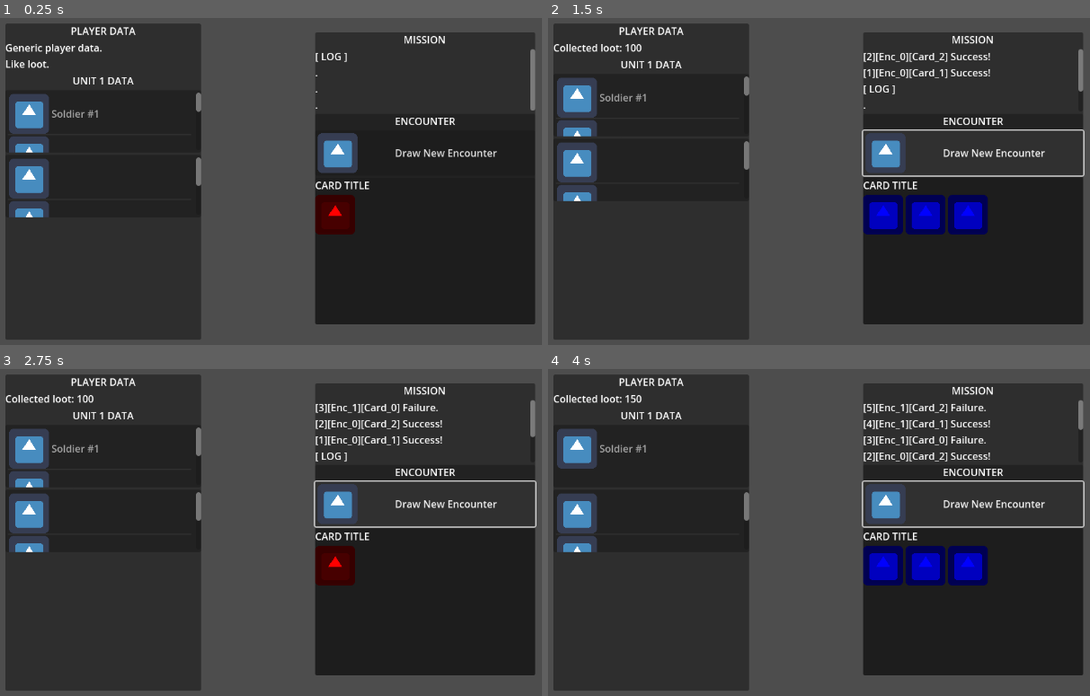
Above: before the commit, frames 1-4 (two rows, left to right).
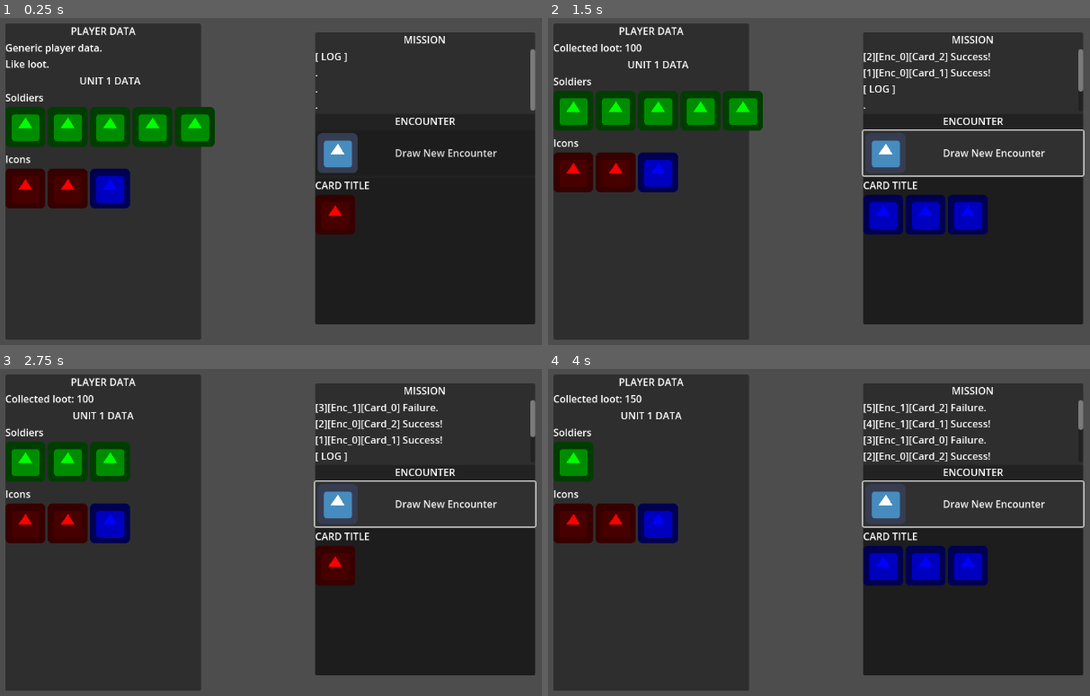
Above: after the commit, the same moments.

Repository: Shoes01/crying-suns-like
Game: Godot game, scene res://Main.tscn
The game is run twice, just before and just after one commit, with the same random seed, the same clock (stepped at 60 frames per second) and the same inputs. The engine's default icon, where the game draws it, is replaced by a stand-in: a white triangle on a blue panel in a dark square.
Inputs:
- Up to frame 1 (0.25 s): no input
- Up to frame 2 (1.5 s): click "Draw New Encounter" at 0.5 s; click "Draw New Encounter" at 1.25 s
- Up to frame 3 (2.75 s): click "Draw New Encounter" at 2 s
- Up to frame 4 (4 s): tap Enter at 2.75 s; tap Space at 3.5 s

The runs differ from the first frame. In frame 1, 8.3% of the frame differs, in the area x 0-40%, y 18-61%; in frame 2, 8.3%, in the area x 0-40%, y 13-57%; in frame 3, 6.4%; in frame 4, 4.5%.

Commit message:
Unit Panel no longer uses ItemList
ItemList was not doing what I wanted...

Diff:
--- a/Main.gd
+++ b/Main.gd
@@ -88,27 +88,46 @@
 				print("TOO MANY ICONS!!!")
 				var row = card_icon_area.get_node("Row2")
 				row.add_child(texture_rect)
+	# NEW: Populate the soldier list with the unit's soldiers.
+	## Clear the list.
+	var unit_area = $PlayerPanel/VBoxContainer/UnitPanel/VBoxContainer/VBoxContainer
+	for parent in unit_area.get_children():
+		for child in parent.get_children():
+			child.queue_free()
 
+	col = 1
+	var current_unit = player
 
-	# NEW: Populate the soldier list with the unit's soldiers.
-	## CLear the list.
-	soldier_list.clear()
-	## Populate the list with soldiers.
-	for n in player.soldier_count:
-		# ISSUE : I have to add the thing to the list..
-		var tex = Texture2D.new()
-		var icon_sprite = load("res://icon.png")
-		#print(icon_sprite)
-		#tex.set_texture(load("res://icon.png"))
-		#tex.set_modulate(Color("green"))
-		var soldier_name = "Soldier #" + str(n+1)
-		soldier_list.add_item(soldier_name, icon_sprite)
-
-	icon_list.clear()
 	for icon in player.icons:
-		for n in player.icons[icon]:
-			var new_icon = load(icon.sprite_path)
-			icon_list.add_icon_item(new_icon)
+		for quantity in player.icons[icon]:
+			var texture_rect := TextureRect.new()
+			texture_rect.set_texture(load(icon.sprite_path))
+			texture_rect.set_modulate(icon.color)
+			if col <= 5:
+				var row = unit_area.get_node("IconRow1")
+				row.add_child(texture_rect)
+			elif col <=10:
+				var row = unit_area.get_node("IconRow2")
+				row.add_child(texture_rect)
+			else:
+				print("TOO MANY ICONS!!!")
+				var row = unit_area.get_node("IconRow2")
+				row.add_child(texture_rect)
+	# NEW: Populate soldiers.
+	for n in current_unit.soldier_count:
+		var texture_rect := TextureRect.new()
+		texture_rect.set_texture(load("res://icon.png"))
+		texture_rect.set_modulate(Color("green"))
+		if col <= 5:
+			var row = unit_area.get_node("SoldierRow1")
+			row.add_child(texture_rect)
+		elif col <=10:
+			var row = unit_area.get_node("SoldierRow2")
+			row.add_child(texture_rect)
+		else:
+			print("TOO MANY SOLDIERS!!!")
+			var row = unit_area.get_node("SoldierRow2")
+			row.add_child(texture_rect)
 
 
 func _on_FightButton_pressed() -> void:
--- a/Main.tscn
+++ b/Main.tscn
@@ -174,22 +174,39 @@
 [node name="VBoxContainer" type="VBoxContainer" parent="PlayerPanel/VBoxContainer/UnitPanel/VBoxContainer"]
 offset_top = 30.0
 offset_right = 314.0
-offset_bottom = 234.0
-size_flags_vertical = 3
-
-[node name="SoldierList" type="ItemList" parent="PlayerPanel/VBoxContainer/UnitPanel/VBoxContainer/VBoxContainer"]
-custom_minimum_size = Vector2(0, 100)
-offset_right = 314.0
-offset_bottom = 100.0
-size_flags_vertical = 3
-max_columns = 2
-
-[node name="IconList" type="ItemList" parent="PlayerPanel/VBoxContainer/UnitPanel/VBoxContainer/VBoxContainer"]
-custom_minimum_size = Vector2(0, 100)
-offset_top = 104.0
-offset_right = 314.0
-offset_bottom = 204.0
-size_flags_vertical = 3
+offset_bottom = 102.0
+size_flags_vertical = 3
+
+[node name="SoldierTitle" type="Label" parent="PlayerPanel/VBoxContainer/UnitPanel/VBoxContainer/VBoxContainer"]
+offset_right = 314.0
+offset_bottom = 26.0
+text = "Soldiers"
+
+[node name="SoldierRow1" type="HBoxContainer" parent="PlayerPanel/VBoxContainer/UnitPanel/VBoxContainer/VBoxContainer"]
+offset_top = 30.0
+offset_right = 314.0
+offset_bottom = 30.0
+
+[node name="SoldierRow2" type="HBoxContainer" parent="PlayerPanel/VBoxContainer/UnitPanel/VBoxContainer/VBoxContainer"]
+offset_top = 34.0
+offset_right = 314.0
+offset_bottom = 34.0
+
+[node name="IconTitle" type="Label" parent="PlayerPanel/VBoxContainer/UnitPanel/VBoxContainer/VBoxContainer"]
+offset_top = 38.0
+offset_right = 314.0
+offset_bottom = 64.0
+text = "Icons"
+
+[node name="IconRow1" type="HBoxContainer" parent="PlayerPanel/VBoxContainer/UnitPanel/VBoxContainer/VBoxContainer"]
+offset_top = 68.0
+offset_right = 314.0
+offset_bottom = 68.0
+
+[node name="IconRow2" type="HBoxContainer" parent="PlayerPanel/VBoxContainer/UnitPanel/VBoxContainer/VBoxContainer"]
+offset_top = 72.0
+offset_right = 314.0
+offset_bottom = 72.0
 
 [node name="MissionPanel" type="Panel" parent="."]
 offset_left = 543.0
Not shown, changed: NOTES.md
